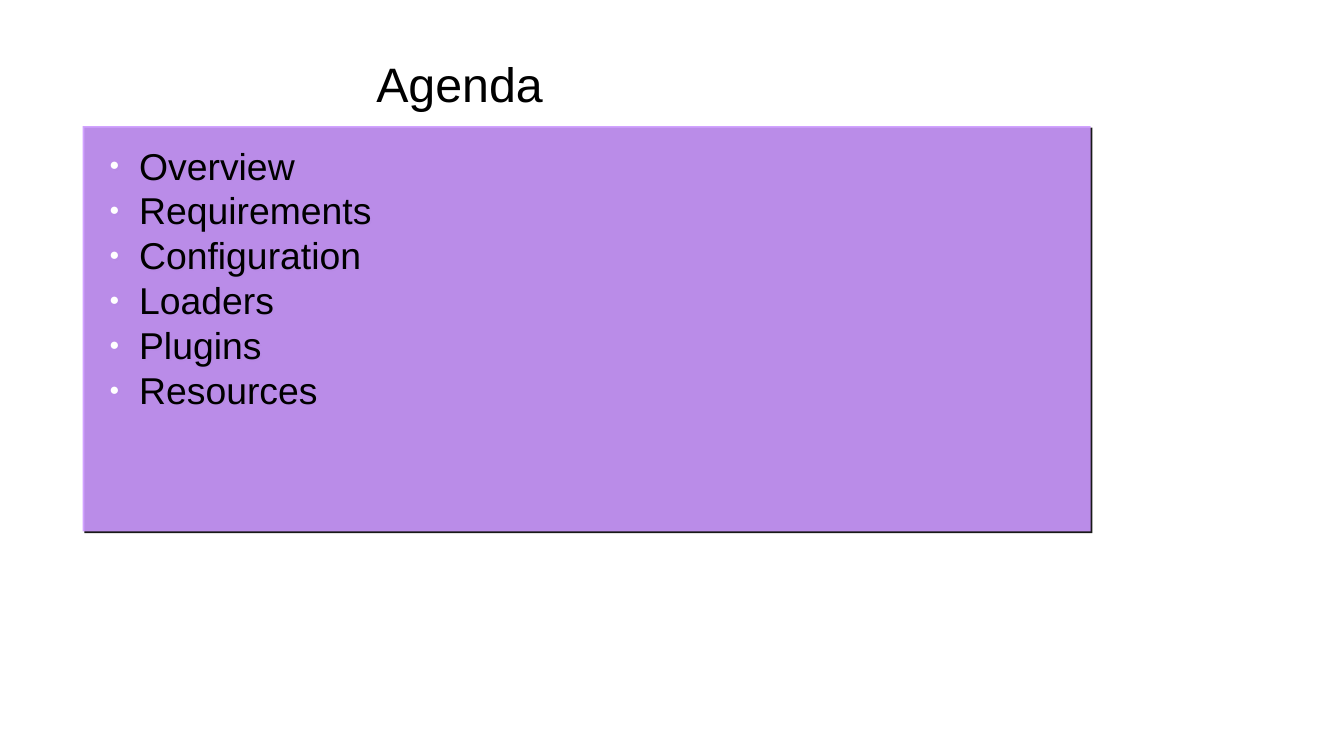
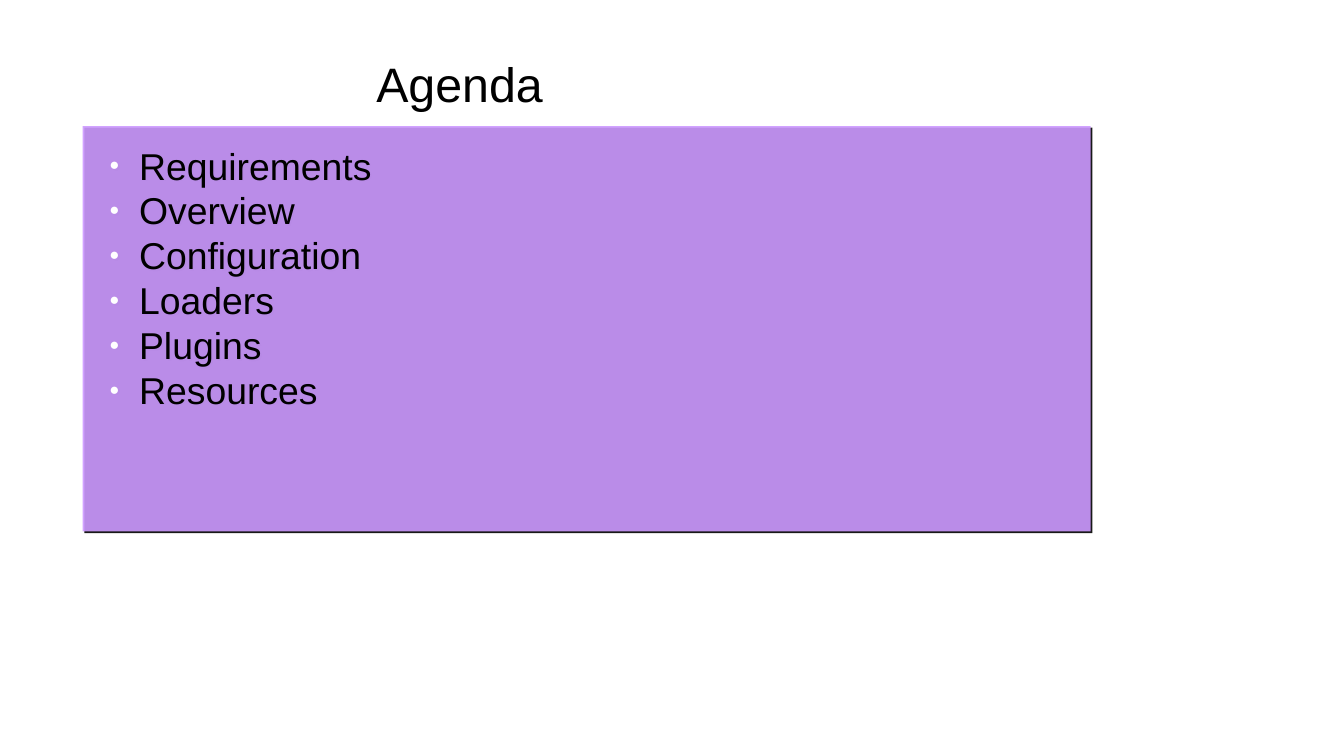
Before and after one commit to gharley/webpack-presi, a slide deck: slide 2 of webpack.odp. Drawn at 1344x756 pixels with LibreOffice and Linux fonts; fonts in the diff are those of the drawing; background and template pictures are left out. Boxes give left, top, right and bottom in pixels: in the first picture for what was removed or moved away, otherwise in the second. Text is boxed around its words. In the diff, an @@ line names an element or a change of style, - is before the commit and + after.

```diff
--- a/webpack.odp
+++ b/webpack.odp
@@ text at [139, 153, 371, 187]: paragraph added @@
+● Requirements
@@ text at [139, 197, 371, 232]: paragraph removed @@
-● Requirements
```
Also in this commit, not shown: 3 other slides changed, 11 slides added, 5 other files.
